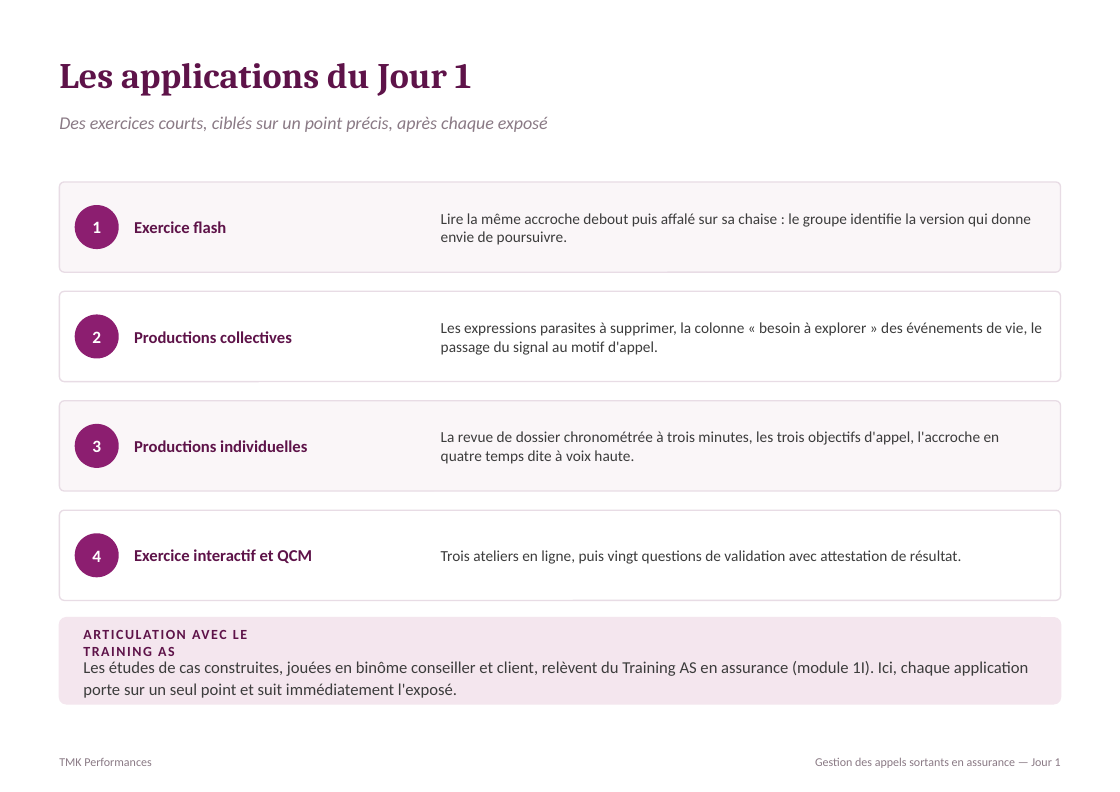
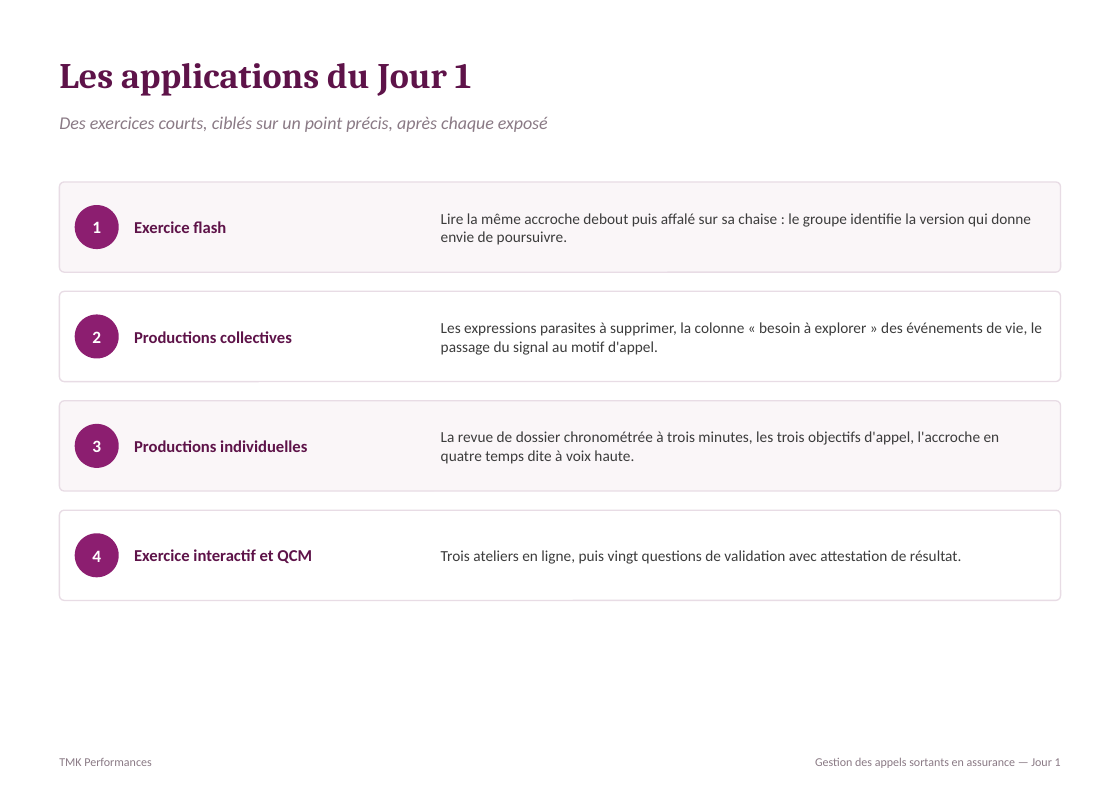
Before and after one commit to ThLe2/MAD_PRDV, a slide deck: slide 27 of documents_a_telecharger/Cours_-_Jour_1.pptx. Drawn at 1120x792 pixels with LibreOffice and Linux fonts; fonts in the diff are those of the drawing. Boxes give left, top, right and bottom in pixels: in the first picture for what was removed or moved away, otherwise in the second. Text is boxed around its words. In the diff, an @@ line names an element or a change of style, - is before the commit and + after.

```diff
--- a/documents_a_telecharger/Cours_-_Jour_1.pptx
+++ b/documents_a_telecharger/Cours_-_Jour_1.pptx
@@ rounded rectangle removed at (59,618,1061,704) @@
@@ text removed at (83,647,175,656) @@
-ARTICULATION AVEC LE TRAINING AS
@@ text removed at (83,661,1028,698) @@
-Les études de cas construites, jouées en binôme conseiller et client, relèvent du Training AS en assurance (module 1I). Ici, chaque application porte sur un seul point et suit immédiatement l'exposé.
```
Also in this commit, not shown: 1 other slide changed, 5 other files.
